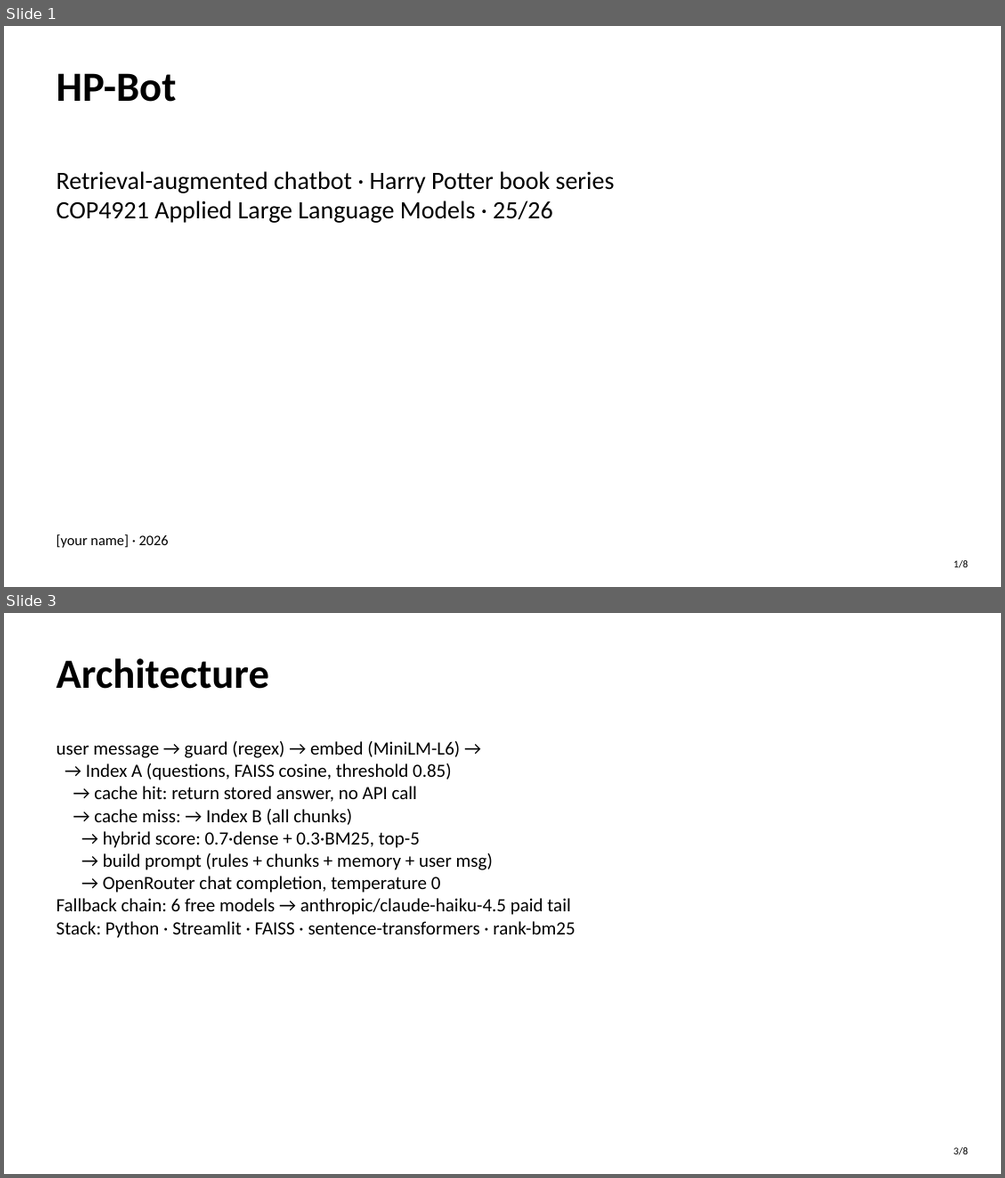
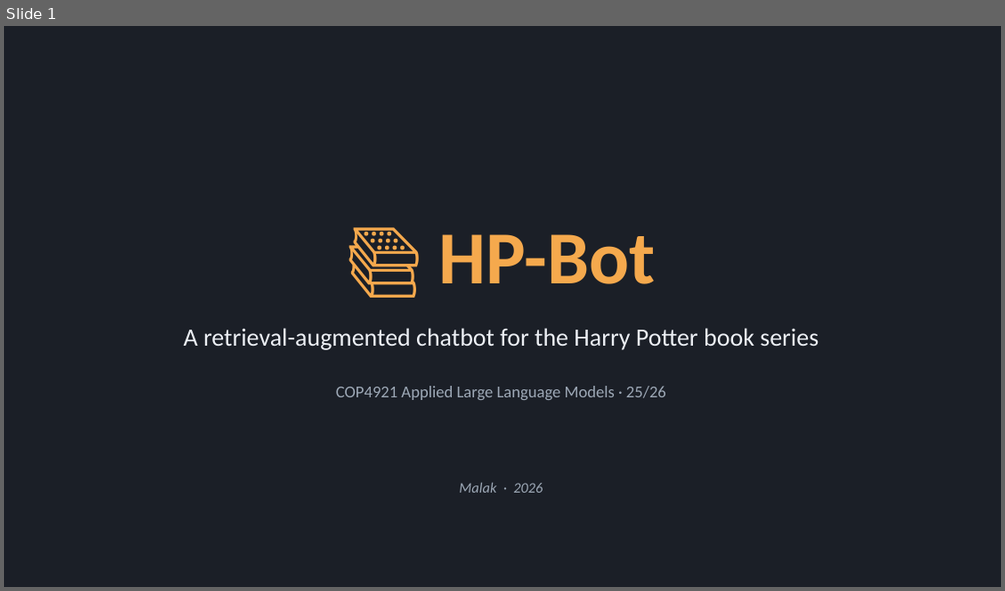
Before and after one commit to hoop-ai/applied-llm-hp-bot, a slide deck: HP-Bot-presentation.pptx. Shown one above the other, each under a label of ours: slides 1 and 3 before the commit, slide 1 after it; the slides between them are not shown. The pictures are 1005x1178 and 1005x591 pixels, drawn with LibreOffice and Linux fonts; fonts in the diff are those of the drawing. Boxes give left, top, right and bottom in pixels: in the first picture for what was removed or moved away, otherwise in the second. Text is boxed around its words. In the diff, an @@ line names an element or a change of style, - is before the commit and + after.

```diff
--- a/HP-Bot-presentation.pptx
+++ b/HP-Bot-presentation.pptx
@@ slide 3 removed at [4,613,1001,1174], background #FFFFFF @@
@@ text removed at [57,658,269,689] @@
-Architecture
@@ text removed at [57,741,574,938] @@
-user message → guard (regex) → embed (MiniLM-L6) →
-→ Index A (questions, FAISS cosine, threshold 0.85)
-→ cache hit: return stored answer, no API call
-→ cache miss: → Index B (all chunks)
-→ hybrid score: 0.7·dense + 0.3·BM25, top-5
-→ build prompt (rules + chunks + memory + user msg)
-→ OpenRouter chat completion, temperature 0
-Fallback chain: 6 free models → anthropic/claude-haiku-4.5 paid tail
-Stack: Python · Streamlit · FAISS · sentence-transformers · rank-bm25
@@ text removed at [954,1147,968,1155] @@
-3/8
@@ slide 1 changed as well @@
@@ rectangle added at [4,26,1001,587], fill #1B1F27 @@
@@ text at [439,234,655,284]: text changed; size 40 to 72 pt; text colour #000000 to #F5A94D @@
-HP-Bot
+📚 HP-Bot
@@ text at [184,328,818,350]: text changed; text colour #000000 to #ECEFF4 @@
-Retrieval-augmented chatbot · Harry Potter book series
-COP4921 Applied Large Language Models · 25/26
+A retrieval-augmented chatbot for the Harry Potter book series
@@ text added at [336,386,666,400], 16 pt, text #9DA8B6 @@
+COP4921 Applied Large Language Models · 25/26
@@ text at [459,482,542,492]: text changed; text colour #000000 to #9DA8B6; italic on @@
-[your name] · 2026
+Malak · 2026
@@ text removed at [954,560,968,568] @@
-1/8
```
Also in this commit, not shown: 1 other slide changed, 10 slides added, 5 other slides removed, 11 other files.
